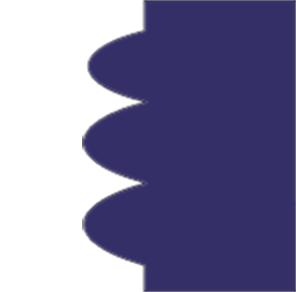
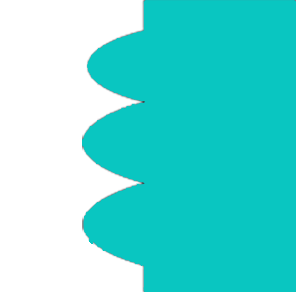
Two versions of the same layered image (296 × 292). Layer-by-layer changes:
painted on "Layer 2" over [82, 0, 296, 292]
